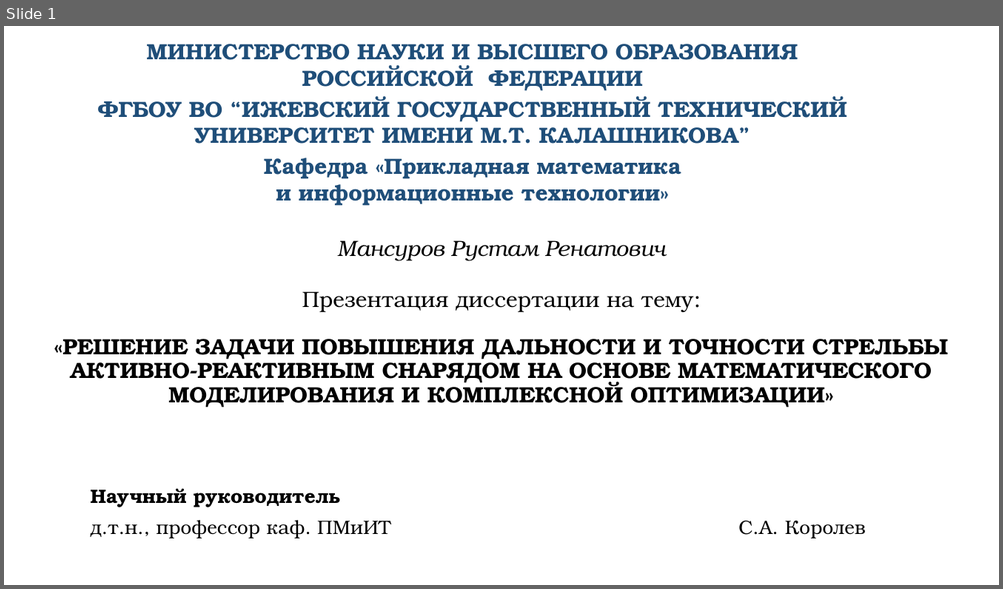
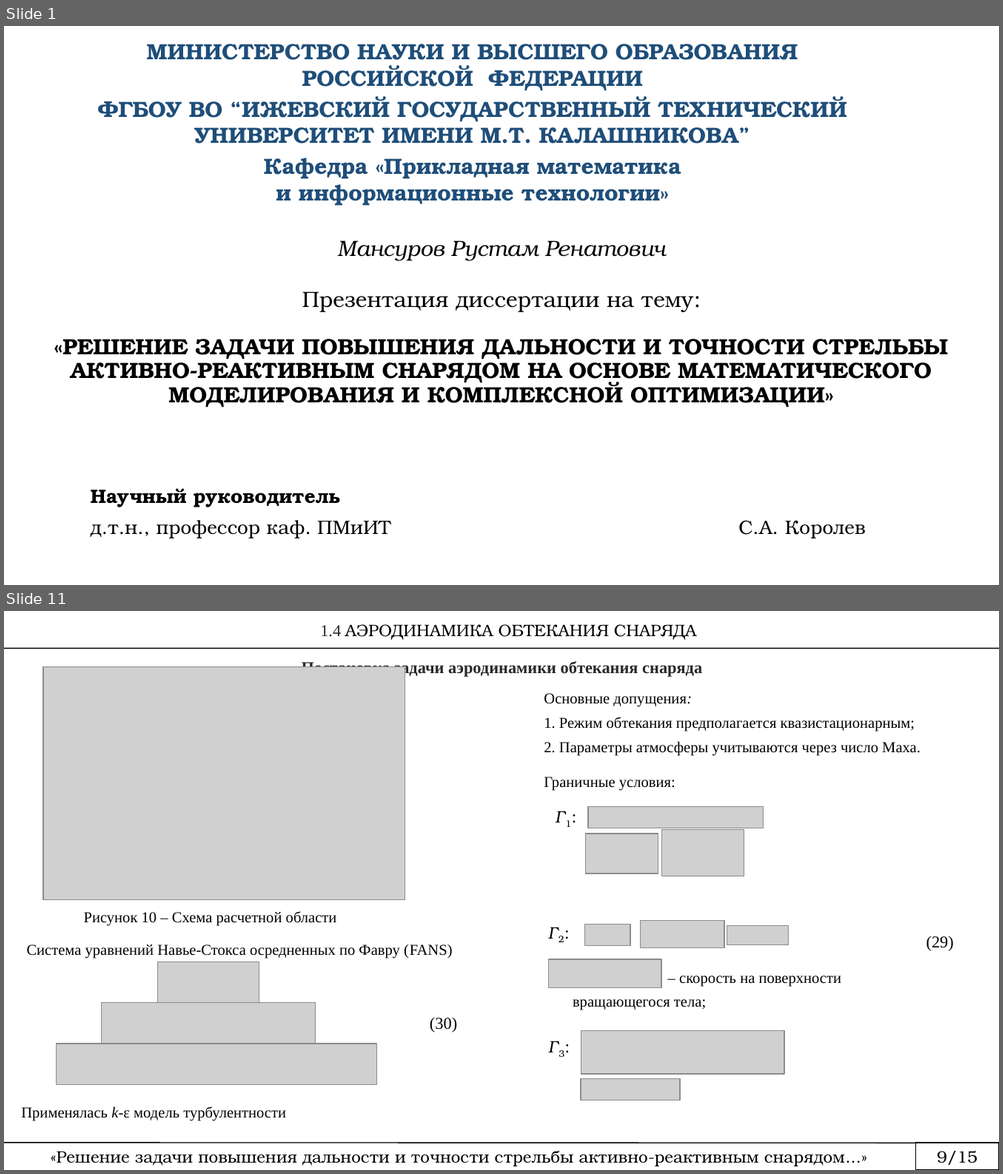
Before and after one commit to rustam-mansurov/cats, a slide deck: Аспирантура/План диссертации.pptx. Shown one above the other, each under a label of ours: slide 1 before the commit, slides 1 and 11 after it; the slides between them are not shown. The pictures are 1003x589 and 1003x1174 pixels, drawn with LibreOffice and Linux fonts; fonts in the diff are those of the drawing; grey boxes stand for pictures. Boxes give left, top, right and bottom in pixels: in the first picture for what was removed or moved away, otherwise in the second. Text is boxed around its words. In the diff, an @@ line names an element or a change of style, - is before the commit and + after.

```diff
--- a/Аспирантура/План диссертации.pptx
+++ b/Аспирантура/План диссертации.pptx
@@ slide 11 added at (4,611,999,1170), background #FFFFFF @@
@@ text added at (320,624,697,640), 12 pt, text #000000 @@
+1.4 АЭРОДИНАМИКА ОБТЕКАНИЯ СНАРЯДА
@@ line added from (4, 649) to (999, 649), #000000 0.75 pt @@
@@ text added at (301,660,702,677), 12 pt, text #292929, bold @@
+Постановка задачи аэродинамики обтекания снаряда
@@ text added at (926,936,953,951), 12 pt, text #000000 @@
+(29)
@@ group added at (27,667,457,1085): 4 pictures, 3 texts @@
+Рисунок 10 – Схема расчетной области
+Система уравнений Навье-Стокса осредненных по Фавру (FANS)
+(30)
@@ group added at (538,693,920,1100): 9 pictures, 6 texts @@
+Основные допущения:
+1. Режим обтекания предполагается квазистационарным;
+2. Параметры атмосферы учитываются через число Маха.
+– скорость на поверхности вращающегося тела;
+Граничные условия:
+Г1:
+Г2:
+Г3:
@@ text added at (21,1107,286,1122), 11 pt, text #000000 @@
+Применялась k-ε модель турбулентности
@@ line added from (4, 1143) to (915, 1143), #000000 0.75 pt @@
@@ rectangle added at (915,1143,999,1170), fill #FFFFFF, outline #000000 0.75 pt @@
@@ text added at (57,1151,845,1167), 12 pt, text #000000 @@
+«Решение задачи повышения дальности и точности стрельбы активно-реактивным снарядом...»
@@ text added at (936,1151,977,1165), 12 pt, text #000000 @@
+9/15
```
Also in this commit, not shown: 14 slides changed, 6 other slides added, 6 other files.
